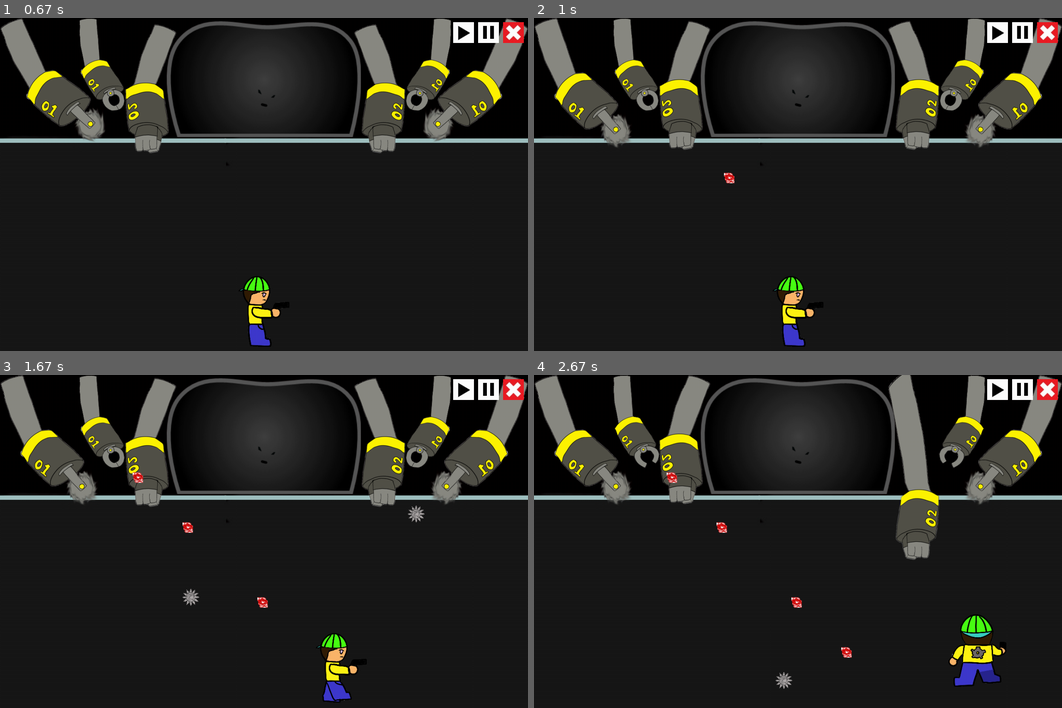
Above: before the commit, frames 1-4 (two rows, left to right).
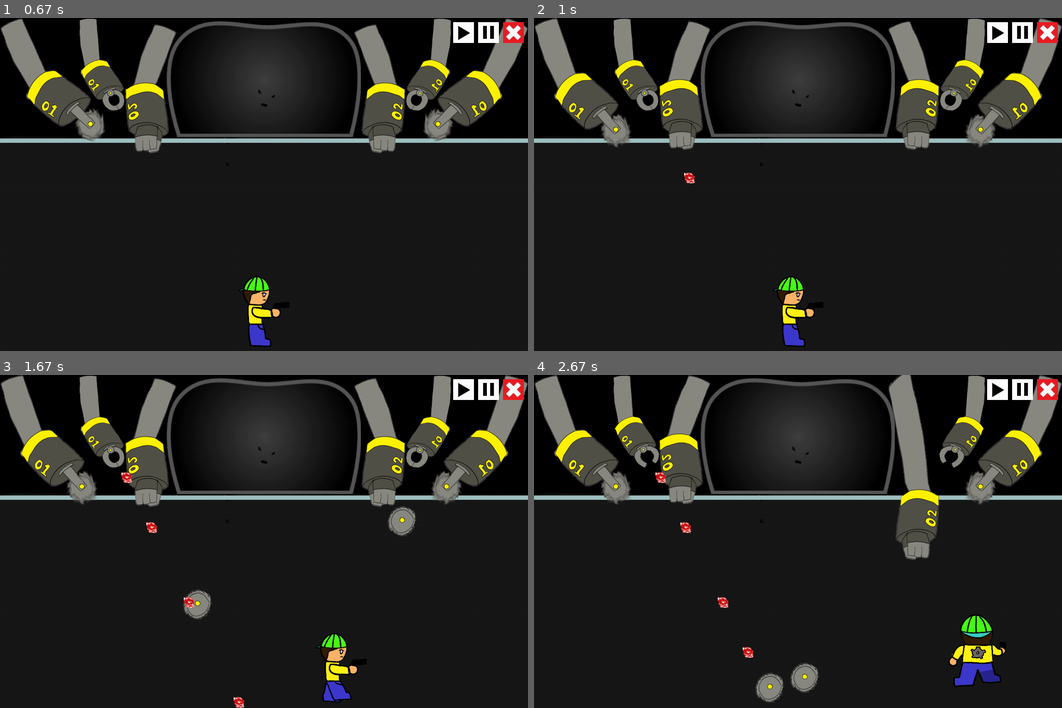
Above: after the commit, the same moments.

Repository: ss-hyun/Chilbo_pygame_pj
Game: pygame game, started from main.py
Two runs of this game, one before a commit and one after it. Both use one fixed random seed, a clock stepped at 60 frames per second and the inputs below.
Inputs (mouse positions are in pixels of both pictures, inside the frame that each line leads up to):
- Up to frame 1 (0.67 s): click (205, 211) at 0.38 s
- Up to frame 2 (1 s): tap Z at 0.67 s
- Up to frame 3 (1.67 s): hold N 1-1.47 s; hold Right 1-1.47 s; tap Z at 1.07, 1.37, 1.57 s; hold M from 1.5 s (still down); hold Right from 1.5 s (still down)
- Up to frame 4 (2.67 s): tap Z at 1.87, 2.07, 2.37, 2.57 s; release M at 1.97 s; release Right at 1.97 s; hold Right 2-2.47 s; tap Shift at 2.15 s; hold Up from 2.5 s (still down); tap Right Ctrl at 2.65 s

Frame 1 is identical in both runs. In frame 2, 0.1% of the frame differs, in the area x 28-38%, y 46-50%; in frame 3, 1.1%; in frame 4, 1.2%, in the area x 22-61%, y 29-99%.

Commit message:
monster attack fix

Diff:
--- a/stage1.py
+++ b/stage1.py
@@ -248,7 +248,7 @@
 
 
 def forceps_attack_1(ch, game):
-    l = 3
+    l = 2
     for event in game.event_key:
         if event.type == pygame.KEYDOWN:
             if event.key == pygame.K_z:
@@ -274,6 +274,7 @@
             return False
     if atk.pos[0] >= 1000 or atk.pos[1] >= 800:
         return False
+    print(atk.save_var['d1'])
     return True
 
 def forceps_attack_2(ch, game):
@@ -306,45 +307,55 @@
     return True
 
 def saw_attack_1(ch, game):
+    R = 4
     for event in game.event_key:
         if event.type == pygame.KEYDOWN:
             if event.key == pygame.K_n:
                 atk = stage_template.Spherical_Attack(ch.atk_list[0][0], ch.atk_list[0][1], ch.atk_list[0][2], [ ch.pos[0]+175 , ch.pos[1]+250 ], saw_attack_move_1)
                 game.monster_attack.append(atk)
+                atk.save_var['Ss1'] = R
 
 def saw_attack_move_1(atk, game):
-    atk.pos[0] += 4
-    atk.pos[1] += 4
+    atk.pos[0] += atk.save_var['Ss1']
+    atk.pos[1] += atk.save_var['Ss1']
+    if atk.pos[0] <= 150 or atk.pos[1] <= 150:
+        return False
+    if atk.pos[0] >= 1000 or atk.pos[1] >= 800:
+        atk.save_var['Ss1'] = -4
     for user in game.user_list[:]:
         if user.pos[1] < atk.pos[1] and atk.pos[1] <= user.pos[1] + user.size[user.curr_state][1] and user.pos[0] < atk.pos[0] and atk.pos[0] <= user.pos[0] + user.size[user.curr_state][0] :
             if user.name == "user":
                 user.hp -= atk.damage
                 if user.hp <= 0:
                     game.user_list.remove(user)
-            return False
+            atk.save_var['Ss1'] = -4
+            return True
+    return True
+
+def saw_attack_2(ch, game):
+    R = 4
+    for event in game.event_key:
+        if event.type == pygame.KEYDOWN:
+            if event.key == pygame.K_m:
+                atk = stage_template.Spherical_Attack(ch.atk_list[0][0], ch.atk_list[0][1], ch.atk_list[0][2], [ ch.pos[0]+0 , ch.pos[1]+250 ], saw_attack_move_2)
+                game.monster_attack.append(atk)
+                atk.save_var['Ss2'] = R
+
+def saw_attack_move_2(atk, game):
+    atk.pos[0] -= atk.save_var['Ss2']
+    atk.pos[1] += atk.save_var['Ss2']
+    if atk.pos[0] <= 175 or atk.pos[1] <= 200:
+        return False
     if atk.pos[0] >= 1000 or atk.pos[1] >= 800:
-        return False
-    return True
-
-def saw_attack_2(ch, game):
-    for event in game.event_key:
-        if event.type == pygame.KEYDOWN:
-            if event.key == pygame.K_m:
-                atk = stage_template.Spherical_Attack(ch.atk_list[0][0], ch.atk_list[0][1], ch.atk_list[0][2], [ ch.pos[0]+50 , ch.pos[1]+250 ], saw_attack_move_2)
-                game.monster_attack.append(atk)
-
-def saw_attack_move_2(atk, game):
-    atk.pos[0] -= 4
-    atk.pos[1] += 4
+        atk.save_var['Ss2'] = -4
     for user in game.user_list[:]:
         if user.pos[1] < atk.pos[1] and atk.pos[1] <= user.pos[1] + user.size[user.curr_state][1] and user.pos[0] < atk.pos[0] and atk.pos[0] <= user.pos[0] + user.size[user.curr_state][0] :
             if user.name == "user":
                 user.hp -= atk.damage
                 if user.hp <= 0:
                     game.user_list.remove(user)
-            return False
-    if atk.pos[0] <= 0 or atk.pos[1] <= 0:
-        return False
+            atk.save_var['Ss2'] = -4
+            return True
     return True
 
 def laser_field1_start(ch, game):
Binary file changed: image/gamelogo.png
Binary file changed: image/sawsaw.png
